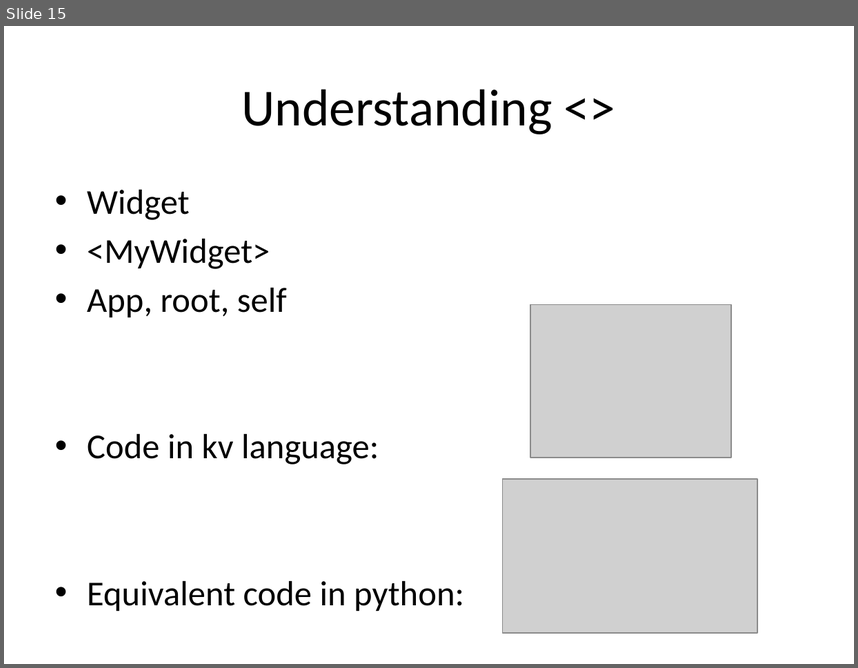
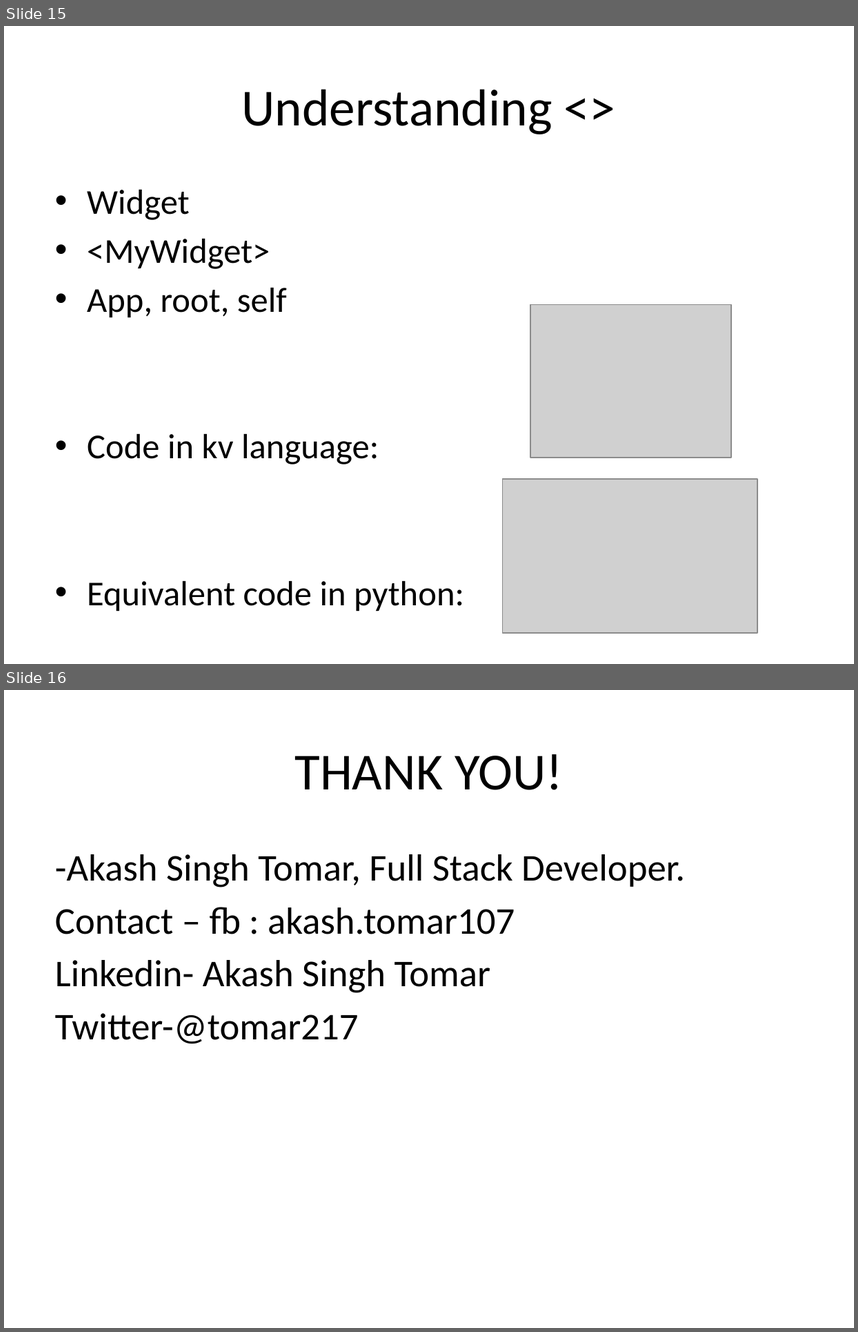
Before and after one commit to akash-tomar/pyconsk2017_kivy, a slide deck: talk.pptx. Shown one above the other, each under a label of ours: slide 15 before the commit, slides 15 and 16 after it. The pictures are 858x668 and 858x1332 pixels, drawn with LibreOffice and Linux fonts; fonts in the diff are those of the drawing; grey boxes stand for pictures. Boxes give left, top, right and bottom in pixels: in the first picture for what was removed or moved away, otherwise in the second. Text is boxed around its words. In the diff, an @@ line names an element or a change of style, - is before the commit and + after.

Commit message:
almost done

```diff
--- a/talk.pptx
+++ b/talk.pptx
@@ slide 16 added at box(4, 690, 854, 1328), background #FFFFFF @@
@@ title added at box(294, 754, 563, 790), 44 pt, text #000000 @@
+THANK YOU!
@@ text added at box(55, 854, 685, 1044), 32 pt, text #000000 @@
+-Akash Singh Tomar, Full Stack Developer.
+Contact – fb : akash.tomar107
+Linkedin- Akash Singh Tomar
+Twitter-@tomar217
```
